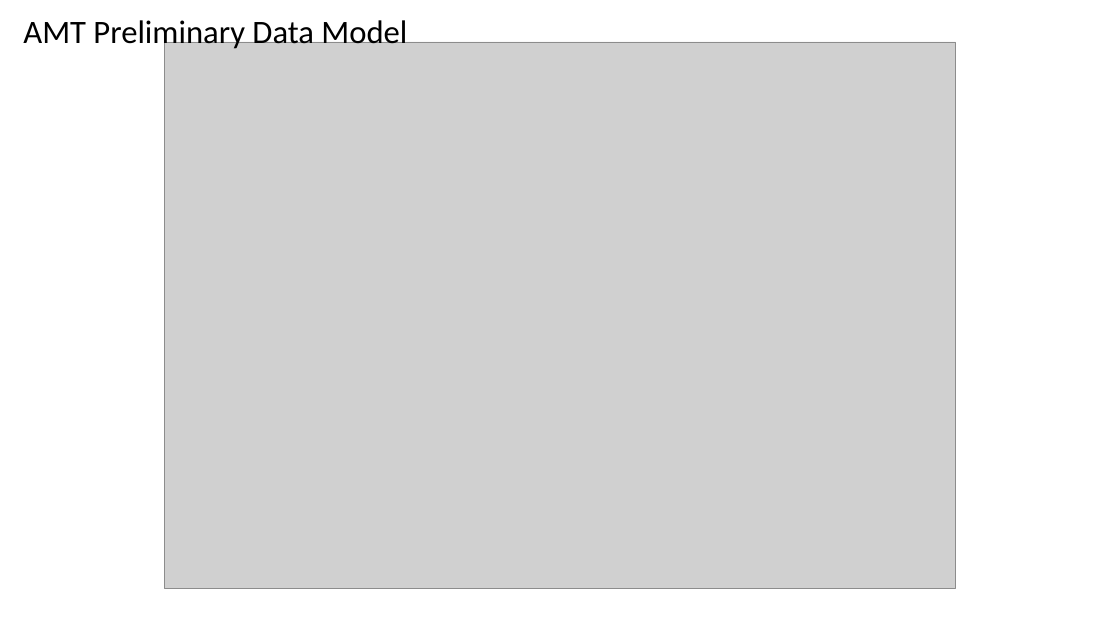
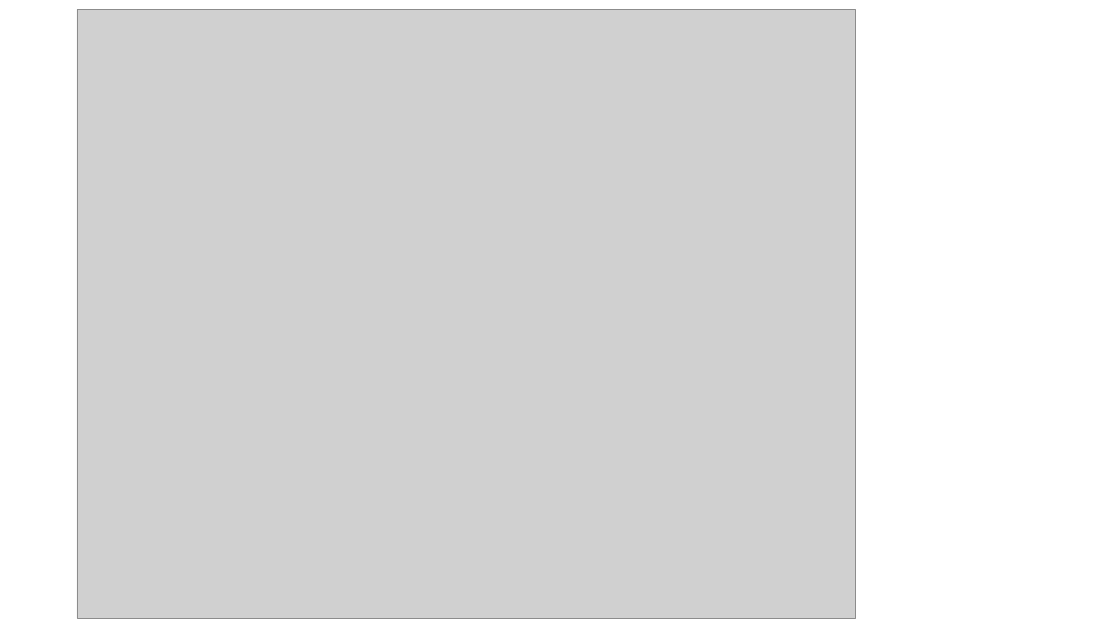
Before and after one commit to tlw8253/Aromatic-Mountain-Technologies-BE, a slide deck: slide 6 of docs/AMT.pptx. Drawn at 1120x630 pixels with LibreOffice and Linux fonts; fonts in the diff are those of the drawing; grey boxes stand for pictures. Boxes give left, top, right and bottom in pixels: in the first picture for what was removed or moved away, otherwise in the second. Text is boxed around its words. In the diff, an @@ line names an element or a change of style, - is before the commit and + after.

```diff
--- a/docs/AMT.pptx
+++ b/docs/AMT.pptx
@@ text removed at <box>23,20,407,51</box> @@
-AMT Preliminary Data Model
@@ picture: place and size @@
-picture at <box>165,42,956,588</box>
+picture at <box>77,9,855,618</box>
```
Also in this commit, not shown: 1 slide added, 38 other files.
